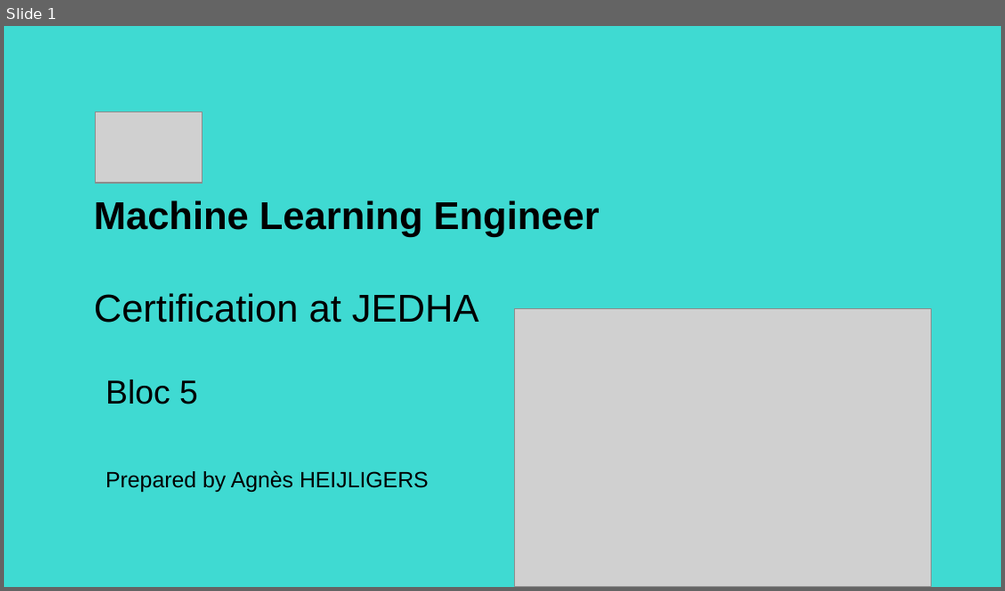
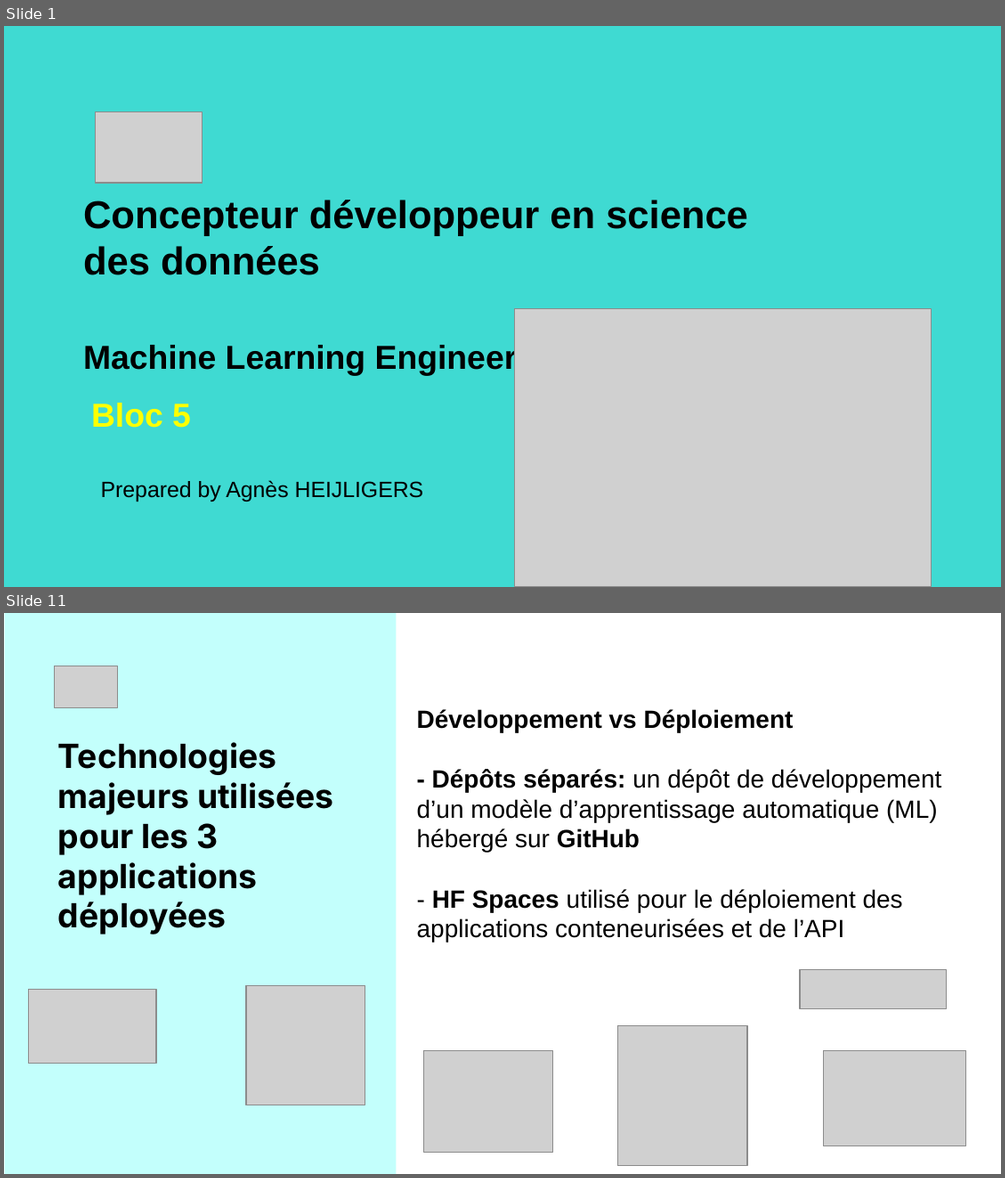
Before and after one commit to AgaHei/getaround-pricing-api, a slide deck: Getaround_Project_AH.pptx. Shown one above the other, each under a label of ours: slide 1 before the commit, slides 1 and 11 after it; the slides between them are not shown. The pictures are 1005x591 and 1005x1178 pixels, drawn with LibreOffice and Linux fonts; fonts in the diff are those of the drawing; grey boxes stand for pictures. Boxes give left, top, right and bottom in pixels: in the first picture for what was removed or moved away, otherwise in the second. Text is boxed around its words. In the diff, an @@ line names an element or a change of style, - is before the commit and + after.

```diff
--- a/Getaround_Project_AH.pptx
+++ b/Getaround_Project_AH.pptx
@@ slide 11 added at [4, 613, 1001, 1174], background #FFFFFF @@
@@ rectangle added at [5, 613, 396, 1173], fill #C3FFFC @@
@@ picture added at [55, 666, 118, 707] @@
@@ title added at [417, 709, 941, 941], 18 pt, text #000000 @@
+Développement vs Déploiement
+- Dépôts séparés: un dépôt de développement d’un modèle d’apprentissage automatique (ML) hébergé sur GitHub
+- HF Spaces utilisé pour le déploiement des applications conteneurisées et de l’API
@@ title added at [58, 742, 333, 934], 24 pt, text #000000, bold @@
+Technologies majeurs utilisées pour les 3 applications
+déployées
@@ picture added at [246, 986, 364, 1104] @@
@@ picture added at [800, 970, 946, 1009] @@
@@ picture added at [29, 989, 156, 1062] @@
@@ picture added at [617, 1026, 746, 1167] @@
@@ picture added at [424, 1051, 552, 1152] @@
@@ picture added at [824, 1051, 966, 1145] @@
@@ slide 1 changed as well @@
@@ title at [83, 200, 748, 376]: text changed @@
-Machine Learning Engineer
-Certification at JEDHA
+Concepteur développeur en science des données
+Machine Learning Engineer
@@ title "Bloc 5": place and size @@
-title "Bloc 5" at [105, 379, 198, 404]
+title "Bloc 5" at [91, 402, 191, 427]
@@ title "Bloc 5" at [91, 402, 191, 427]: text colour #000000 to #FFFF00, bold on @@
@@ text "Prepared by Agnès HEIJLIGERS": place and size @@
-text "Prepared by Agnès HEIJLIGERS" at [105, 470, 429, 491]
+text "Prepared by Agnès HEIJLIGERS" at [101, 480, 424, 501]
```
Also in this commit, not shown: 5 other slides changed, 6 other slides added, 7 slides removed, 6 other files.
